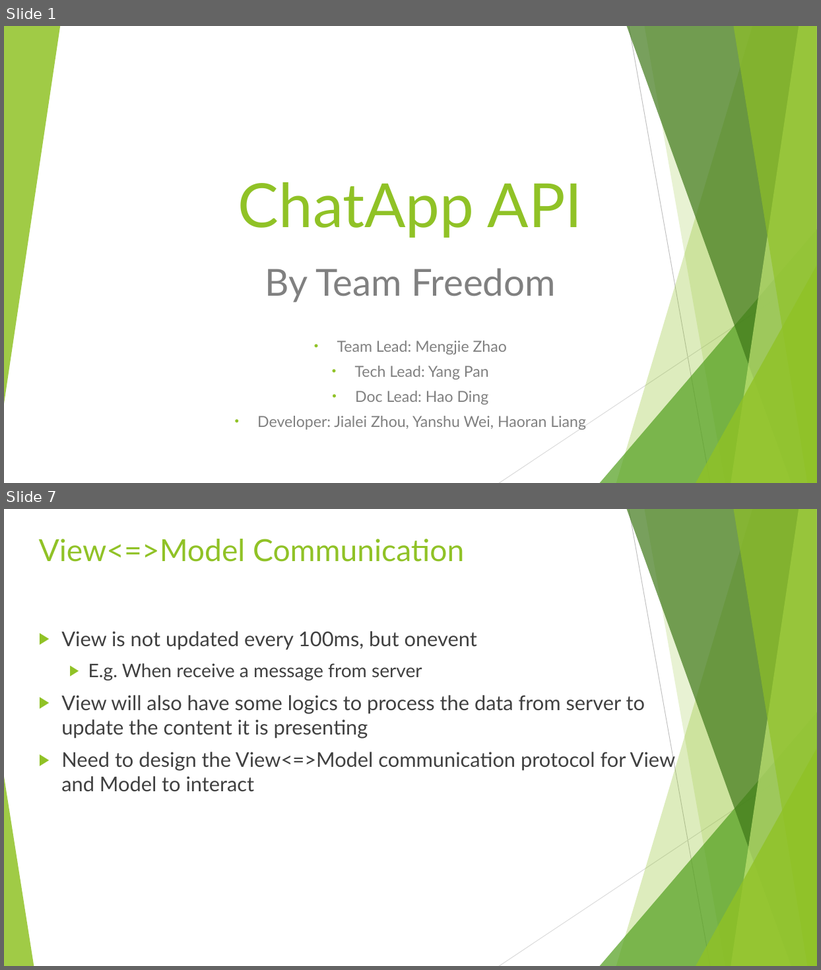
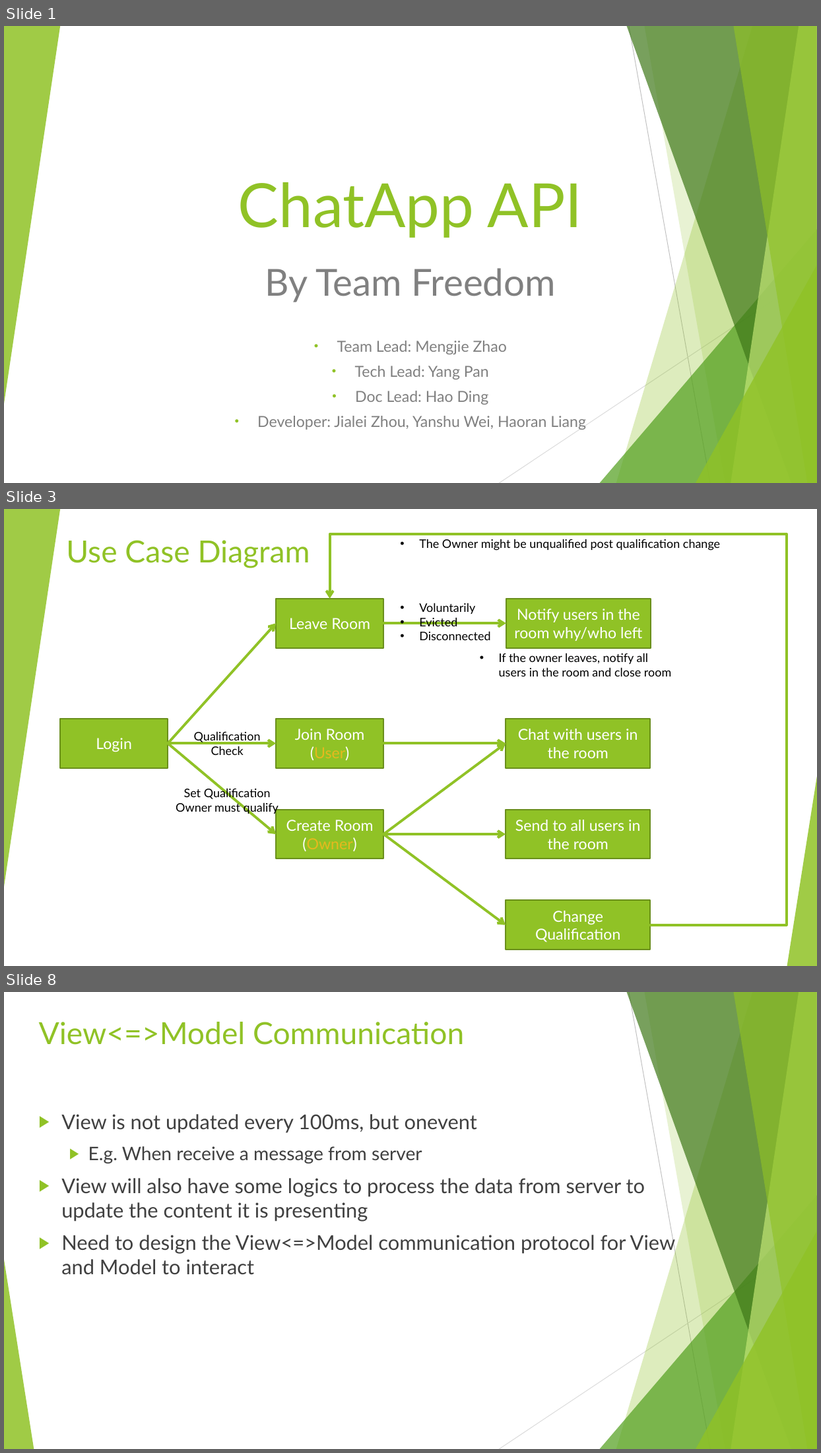
Before and after one commit to pourplusquoi/chatapp, a slide deck: src/main/resources/ChatApp API.pptx. Shown one above the other, each under a label of ours: slides 1 and 7 before the commit, slides 1, 3 and 8 after it; the slides between them are not shown. The pictures are 821x970 and 821x1453 pixels, drawn with LibreOffice and Linux fonts; fonts in the diff are those of the drawing. Boxes give left, top, right and bottom in pixels: in the first picture for what was removed or moved away, otherwise in the second. Text is boxed around its words. In the diff, an @@ line names an element or a change of style, - is before the commit and + after.

```diff
--- a/src/main/resources/ChatApp API.pptx
+++ b/src/main/resources/ChatApp API.pptx
@@ slide 3 added at bbox=[4, 509, 817, 966], background #FFFFFF; not listed: 10 template elements that a slide beside it also shows @@
@@ rectangle added at bbox=[4, 509, 817, 966], fill #FFFFFF @@
@@ triangle added at bbox=[4, 509, 60, 887], fill #90C226 at 85% opacity @@
@@ title added at bbox=[66, 540, 310, 568], 36 pt, text #90C226 @@
+Use Case Diagram
@@ elbow arrow added from (651, 925) to (330, 599), #90C226 3 pt @@
@@ text added at bbox=[419, 539, 720, 551], 14 pt, text #000000 @@
+• The Owner might be unqualified post qualification change
@@ rectangle added at bbox=[276, 599, 384, 648], fill #90C226, outline #6B901C 1.5 pt, 18 pt, text #FFFFFF @@
+Leave Room
@@ text added at bbox=[419, 603, 490, 640], 14 pt, text #000000 @@
+• Voluntarily
+• Evicted
+• Disconnected
@@ rectangle added at bbox=[506, 599, 651, 648], fill #90C226, outline #6B901C 1.5 pt, 18 pt, text #FFFFFF @@
+Notify users in the room why/who left
@@ arrow added from (168, 744) to (276, 624), #90C226 3 pt @@
@@ arrow added from (384, 624) to (506, 624), #90C226 3 pt @@
@@ text added at bbox=[499, 653, 671, 677], 14 pt, text #000000 @@
+• If the owner leaves, notify all users in the room and close room
@@ rectangle added at bbox=[60, 719, 168, 768], fill #90C226, outline #6B901C 1.5 pt, 18 pt, text #FFFFFF @@
+Login
@@ rectangle added at bbox=[276, 719, 384, 768], fill #90C226, outline #6B901C 1.5 pt, 18 pt, text #FFFFFF @@
+Join Room
+(User)
@@ rectangle added at bbox=[506, 719, 651, 768], fill #90C226, outline #6B901C 1.5 pt, 18 pt, text #FFFFFF @@
+Chat with users in the room
@@ arrow added from (168, 744) to (276, 744), #90C226 3 pt @@
@@ arrow added from (168, 744) to (276, 835), #90C226 3 pt @@
@@ text added at bbox=[194, 731, 261, 755], 14 pt, text #000000 @@
+Qualification Check
@@ arrow added from (384, 744) to (506, 744), #90C226 3 pt @@
@@ arrow added from (384, 835) to (506, 744), #90C226 3 pt @@
@@ triangle added at bbox=[787, 777, 817, 966], fill #90C226 at 85% opacity @@
@@ text added at bbox=[176, 788, 279, 815], 14 pt, text #000000 @@
+Set Qualification
+Owner must qualify
@@ rectangle added at bbox=[276, 810, 384, 859], fill #90C226, outline #6B901C 1.5 pt, 18 pt, text #FFFFFF @@
+Create Room
+(Owner)
@@ rectangle added at bbox=[506, 810, 651, 859], fill #90C226, outline #6B901C 1.5 pt, 18 pt, text #FFFFFF @@
+Send to all users in the room
@@ arrow added from (384, 835) to (506, 835), #90C226 3 pt @@
@@ arrow added from (384, 835) to (506, 925), #90C226 3 pt @@
@@ rectangle added at bbox=[506, 900, 651, 950], fill #90C226, outline #6B901C 1.5 pt, 18 pt, text #FFFFFF @@
+Change Qualification
@@ what was slide 7 is now slide 8 @@
```
Also in this commit, not shown: 11 slides changed, 1 slide removed.
